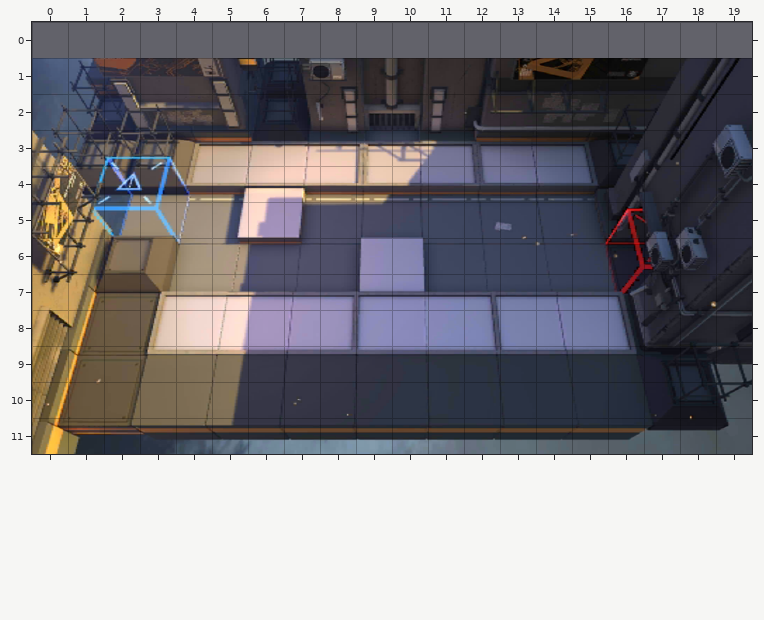
Tiled map -- Resources/NormalMap1.tmx. Above, as it was before the edit.
Cells are 64x64 px. Shown: x 0..19, y 0..11.
After the commit:
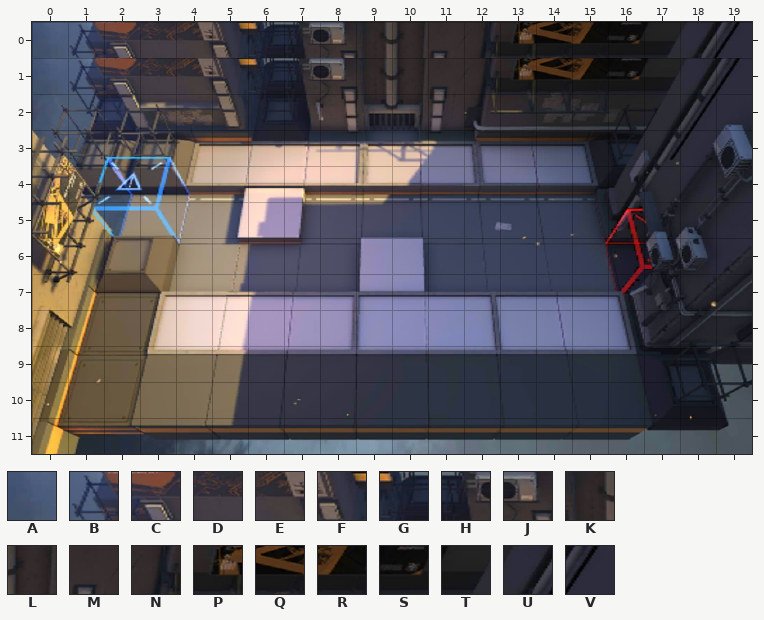
Key: from "NormalMap1": A 0, B 1, C 2, D 3, E 4, F 5, G 6, H 7, J 8, K 9, L 10, M 11, N 12, P 13, Q 14, R 15, S 16, T 17, U 18, V 19.
_ is an empty cell.
Change:
{"where": "layer \"normalmap1\""}
{"y":0,"x":0,"old":"____________________","new":"ABCDEFGHJKLMNPQRSTUV"}
{"label":"added","picture_box":[32,22,752,58]}
